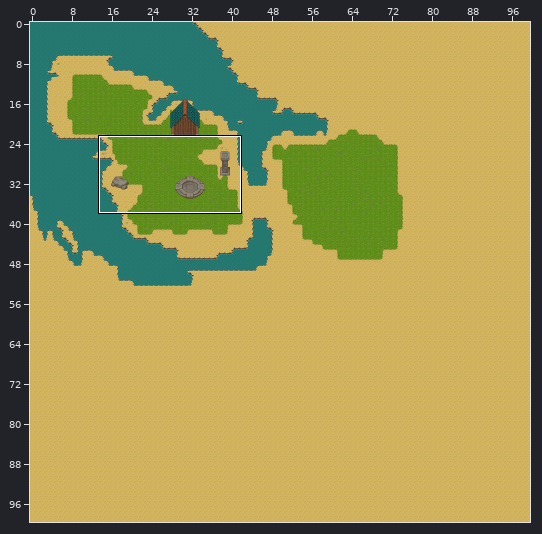
Tiled map -- TestGame/Content/Island.tmx. The first picture is a wide view before the edit; the outline marks the close-up.
Close-up. As it was:
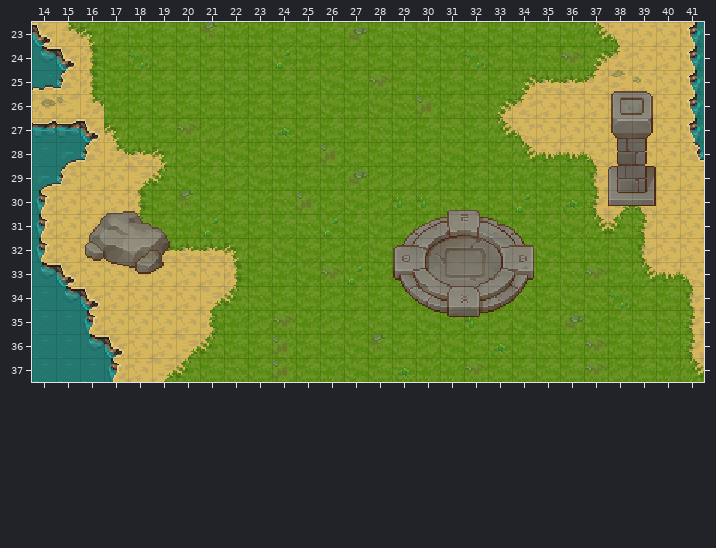
Cells are 16x16 px. Shown: x 14..41, y 23..37.
After:
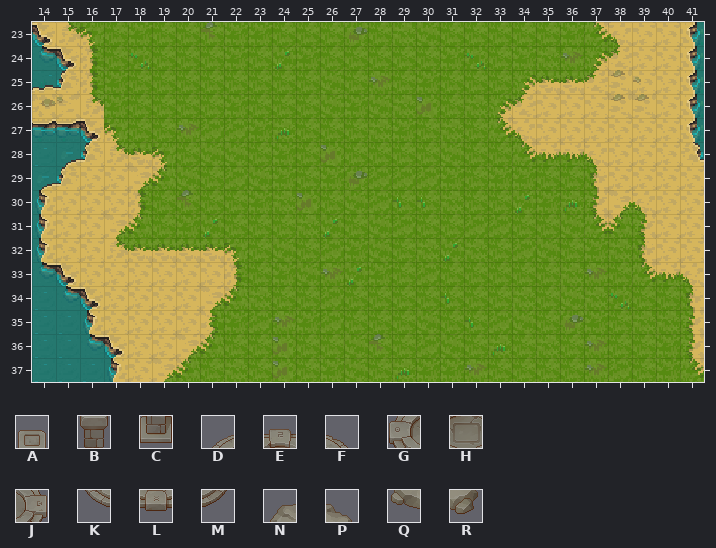
Key: from "TX Props": A 91, B 107, C 123, D 139, E 140, F 141, G 155, H 156, J 157, K 171, L 172, M 173, N 208, P 209, Q 224, R 225.
_ is an empty cell.
From old to new:
{"where": "layer \"Rutelag 2\""}
{"y":26,"x":38,"old":"A","new":"_"}
{"y":28,"x":38,"old":"B","new":"_"}
{"y":30,"x":38,"old":"C","new":"_"}
{"y":31,"x":16,"old":"N","new":"_"}
{"y":31,"x":18,"old":"P","new":"_"}
{"y":31,"x":29,"old":"D","new":"_"}
{"y":31,"x":31,"old":"E","new":"_"}
{"y":31,"x":33,"old":"F","new":"_"}
{"y":33,"x":16,"old":"Q","new":"_"}
{"y":33,"x":18,"old":"R","new":"_"}
{"y":33,"x":29,"old":"G","new":"_"}
{"y":33,"x":31,"old":"H","new":"_"}
{"y":33,"x":33,"old":"J","new":"_"}
{"y":35,"x":29,"old":"K","new":"_"}
{"y":35,"x":31,"old":"L","new":"_"}
{"y":35,"x":33,"old":"M","new":"_"}
{"label":"removed","picture_box":[608,91,656,206]}
{"label":"removed","picture_box":[85,211,170,274]}
{"label":"removed","picture_box":[393,210,534,317]}
